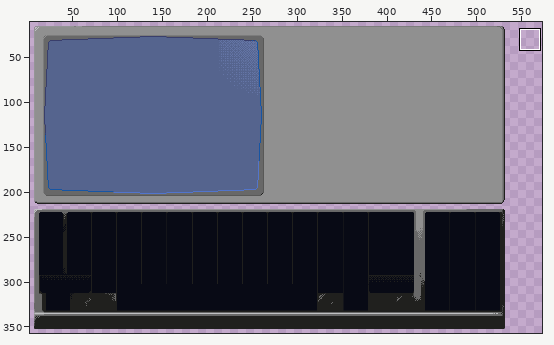
Pixel-art file -- Assets/Sprites/PC.aseprite. Above, an overview of the earlier version with the close-up marked.
Close-up. First the earlier version:
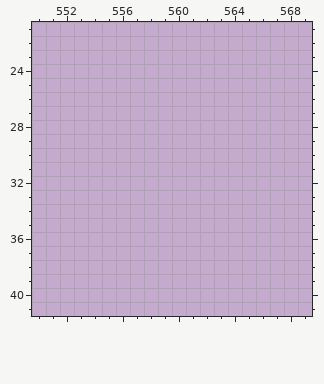
640x360 pixels, 1 frame. Shown: x 550..569, y 21..41. The wide view leaves out empty margins. The commit also changed other parts of the picture, which this record leaves out.
Palette (. is transparent): 
And afterwards:
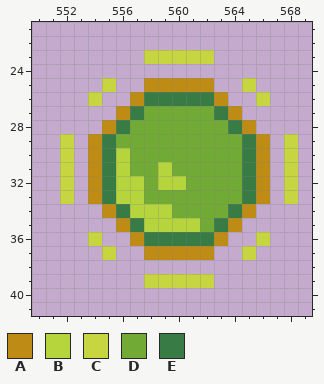
Colours new in this view: A #be8c15  B #b6d53c  C #c6d540  D #71aa34  E #397b44
Change:
layer "Layer 3" added
Changed rows in their new state; - is an unchanged pixel.
Layer "Layer 3":
first column x 552:
23 ------CCCCC------
25 ---C--AAAAA--C---
26 --C--AEEEEEA--C--
27 ----AEDDDDDEA----
28 ---AEDDDDDDDEA---
29 C-AEDDDDDDDDDEA-C
30 C-AEBDDDDDDDDEA-C
31 C-AEBDDBDDDDDEA-C
32 C-AEBBDBBDDDDEA-C
33 C-AEBBDDDDDDDEA-C
34 ---AEBBBDDDDEA---
35 ----AEBBBBDEA----
36 --C--AEEEEEA--C--
37 ---C--AAAAA--C---
39 ------CCCCC------
Changed places in both close-ups, as pixel boxes (x1, y1, x2, y2):
added: (60, 50, 298, 288)
